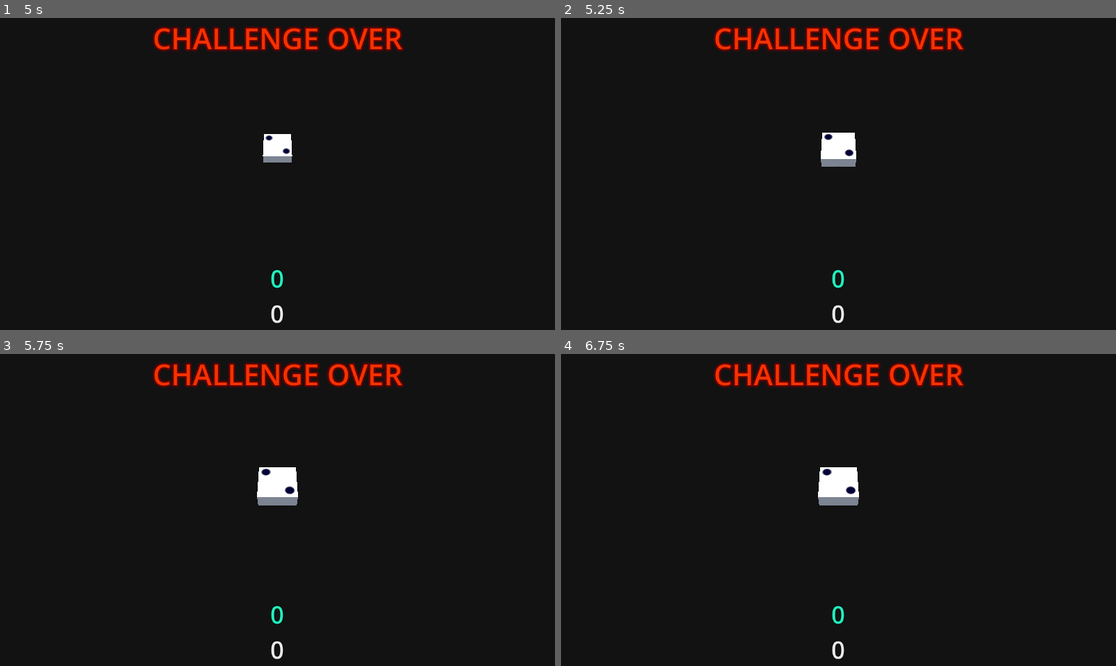
Above: before the commit, frames 1-4 (two rows, left to right).
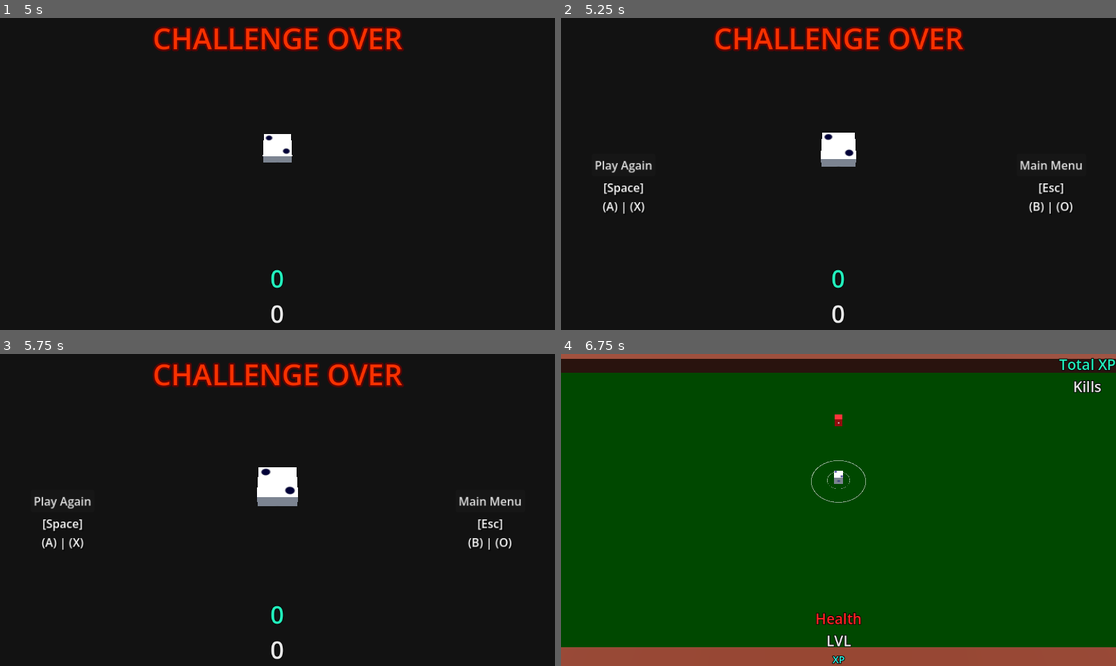
Above: after the commit, the same moments.

Repository: KamPit0605/gdc-project--dice-challenge
Game: Godot game, scene res://Scenes/gameover_scene.tscn
The game is run twice, just before and just after one commit, with the same random seed, the same clock (stepped at 60 frames per second) and the same inputs. This scene is started directly instead of the project's main scene.
Inputs (mouse positions are in pixels of both pictures, inside the frame that each line leads up to):
- Up to frame 1 (5 s): tap Enter (ui_accept) at 0.5, 0.77, 1.25, 1.52, 2, 2.75, 3.02, 3.77, 4.52 s; move the mouse to (399, 158) at 0.52 s; hold D (Move_Right) 0.53-1.28 s; click (399, 158) at 0.6 s; move the mouse to (166, 189) at 1.27 s; hold S (Move_Backward) 1.28-2.03 s; tap Z (Auto_Attack) at 1.35, 3.6 s; move the mouse to (333, 105) at 2.02 s; hold D (Move_Right) 2.03-2.78 s; tap L (Level Up) at 2.1, 4.35 s; move the mouse to (249, 236) at 2.77 s; hold W (Move_Forward) 2.78-3.53 s; click (249, 236) at 2.85 s; move the mouse to (444, 220) at 3.52 s; hold A (Move_Left) from 3.53 s (still down); tap Escape (Decline, bound only after the commit) at 4.15 s; move the mouse to (111, 127) at 4.27 s
- Up to frame 2 (5.25 s): move the mouse to (866, 174) at 5.02 s; release A (Move_Left) at 5.03 s; hold S (Move_Backward) from 5.03 s (still down); click (866, 174) at 5.1 s
- Up to frame 3 (5.75 s): keep holding S (Move_Backward)
- Up to frame 4 (6.75 s): release S (Move_Backward) at 5.75 s; click (1049, 500) at 5.75 s, where only the run after the commit has a clickable "Main Menu"; click (622, 500) at 6.5 s, where only the run after the commit has a clickable "Play Again"

Frame 1 is identical in both runs. In frame 2, 0.8% of the frame differs, in the area x 6-94%, y 45-63%; in frame 3, 0.9%; in frame 4, 96%, in the area x 0-100%, y 0-100%.

Commit message:
2026-4-10 | Results Menu

Diff:
--- a/Scenes/gameover_scene.tscn
+++ b/Scenes/gameover_scene.tscn
@@ -33,7 +33,7 @@
 albedo_color = Color(0.83889705, 0.83889705, 0.838897, 1)
 
 [sub_resource type="BoxShape3D" id="BoxShape3D_tq8oo"]
-size = Vector3(0.25, 0.25, 0.25)
+size = Vector3(0.15, 0.15, 0.15)
 
 [sub_resource type="BoxShape3D" id="BoxShape3D_oqyrl"]
 size = Vector3(200.02, 60, 300.045)
--- a/Scripts/UI/UiResultsScript.gd
+++ b/Scripts/UI/UiResultsScript.gd
@@ -6,12 +6,27 @@
 @onready var XPUI = $XPCoinsKills/TotalXPUI
 @onready var KillsUI = $XPCoinsKills/KillsUI/KillsTextUI
 
+@onready var SelectCooldownTimer = $SelectCooldown
+var SelectCooldown: bool = true
+
+@export var PlayAgainMenu: Control
+@export var MainMenuMenu: Control
+@export var PlayAgainButton: Button
+@export var MainMenuButton: Button
+signal PlayAgainSelect
+signal MainMenuSelect
+var game_scene = preload("res://Scenes/game_scene.tscn")
+#var mainMenu_scene
+
+
 # Called when the node enters the scene tree for the first time.
 func _ready():
 	CPassedUI.visible = false
 	COverUI.visible = false
 	XPUI.visible = false
 	KillsUI.visible = false
+	PlayAgainMenu.visible = false
+	MainMenuMenu.visible = false
 
 
 # Called every frame. 'delta' is the elapsed time since the previous frame.
@@ -20,6 +35,13 @@
 	XPUI.text = str(PlayerXPString)
 	KillsUI.text = str(GlobalPlayerScript.EnemyKills)
 
+	if SelectCooldown == false:
+		if Input.is_action_just_pressed("Confirm") :
+			PlayAgainSelect.emit()
+		if Input.is_action_just_pressed("Decline"):
+			MainMenuSelect.emit()
+		PlayAgainButton.pressed.connect(_playagain)
+		MainMenuButton.pressed.connect(_mainmenu)
 
 func _on_timer_timeout():
 	XPUI.visible = true
@@ -28,3 +50,20 @@
 		CPassedUI.visible = true
 	else:
 		COverUI.visible = true
+
+
+func _on_select_cooldown_timeout():
+	PlayAgainMenu.visible = true
+	MainMenuMenu.visible = true
+	SelectCooldown = false
+
+func _playagain():
+	PlayAgainSelect.emit()
+func _mainmenu():
+	pass
+
+func _on_play_again_select():
+	get_tree().change_scene_to_packed(game_scene)
+
+func _on_main_menu_select():
+	pass # Replace with function body.
--- a/UI/uiResults.tscn
+++ b/UI/uiResults.tscn
@@ -38,7 +38,11 @@
 outline_size = 15
 outline_color = Color(0.34117648, 0.015686275, 0.015686275, 1)
 
-[node name="UIResults" type="Control" unique_id=20405237]
+[sub_resource type="LabelSettings" id="LabelSettings_fsdo4"]
+shadow_size = 3
+shadow_color = Color(0, 0, 0, 0.5568628)
+
+[node name="UIResults" type="Control" unique_id=20405237 node_paths=PackedStringArray("PlayAgainMenu", "MainMenuMenu", "PlayAgainButton", "MainMenuButton")]
 layout_mode = 3
 anchors_preset = 15
 anchor_right = 1.0
@@ -46,6 +50,10 @@
 grow_horizontal = 2
 grow_vertical = 2
 script = ExtResource("1_jjaw5")
+PlayAgainMenu = NodePath("Menu/PlayAgain")
+MainMenuMenu = NodePath("Menu/MainMenu")
+PlayAgainButton = NodePath("Menu/PlayAgain/PlayAgainButton")
+MainMenuButton = NodePath("Menu/MainMenu/MainMenuButton")
 metadata/_edit_lock_ = true
 
 [node name="XPCoinsKills" type="VBoxContainer" parent="." unique_id=689159536]
@@ -138,4 +146,55 @@
 wait_time = 4.0
 autostart = true
 
+[node name="Menu" type="BoxContainer" parent="." unique_id=49435302]
+layout_mode = 1
+anchors_preset = 8
+anchor_left = 0.5
+anchor_top = 0.5
+anchor_right = 0.5
+anchor_bottom = 0.5
+offset_left = -512.0
+offset_top = -20.0
+offset_right = 172.0
+offset_bottom = 20.0
+grow_horizontal = 2
+grow_vertical = 2
+scale = Vector2(1.5, 1.5)
+theme_override_constants/separation = 500
+
+[node name="PlayAgain" type="VBoxContainer" parent="Menu" unique_id=858022740]
+layout_mode = 2
+
+[node name="PlayAgainButton" type="Button" parent="Menu/PlayAgain" unique_id=1357956895]
+layout_mode = 2
+text = "Play Again"
+
+[node name="PlayAgainLabel" type="Label" parent="Menu/PlayAgain" unique_id=1138751806]
+layout_mode = 2
+text = "[Space]
+(A) | (X)"
+label_settings = SubResource("LabelSettings_fsdo4")
+horizontal_alignment = 1
+
+[node name="MainMenu" type="VBoxContainer" parent="Menu" unique_id=1249056666]
+layout_mode = 2
+
+[node name="MainMenuButton" type="Button" parent="Menu/MainMenu" unique_id=484833263]
+layout_mode = 2
+text = "Main Menu"
+
+[node name="Label" type="Label" parent="Menu/MainMenu" unique_id=1098696670]
+layout_mode = 2
+text = "[Esc]
+(B) | (O)"
+label_settings = SubResource("LabelSettings_fsdo4")
+horizontal_alignment = 1
+
+[node name="SelectCooldown" type="Timer" parent="." unique_id=1016607443]
+wait_time = 5.0
+autostart = true
+
+[connection signal="MainMenuSelect" from="." to="." method="_on_main_menu_select"]
+[connection signal="PlayAgainSelect" from="." to="." method="_on_play_again_select"]
 [connection signal="timeout" from="Timer" to="." method="_on_timer_timeout"]
+[connection signal="timeout" from="SelectCooldown" to="." method="_on_select_cooldown_timeout"]
--- a/project.godot
+++ b/project.godot
@@ -39,24 +39,32 @@
 "deadzone": 0.2,
 "events": [Object(InputEventKey,"resource_local_to_scene":false,"resource_name":"","device":-1,"window_id":0,"alt_press …(192 unchanged characters)…
 , Object(InputEventJoypadMotion,"resource_local_to_scene":false,"resource_name":"","device":-1,"axis":1,"axis_value":-1.0,"script":null)
+, Object(InputEventKey,"resource_local_to_scene":false,"resource_name":"","device":-1,"window_id":0,"alt_pressed":false,"shift_pressed":false,"ctrl_pressed":false,"meta_pressed":false,"pressed":false,"keycode":0,"physical_keycode":4194320,"key_label":0,"unicode":0,"location":0,"echo":false,"script":null)
+, Object(InputEventJoypadButton,"resource_local_to_scene":false,"resource_name":"","device":-1,"button_index":11,"pressure":0.0,"pressed":false,"script":null)
 ]
 }
 Move_Backward={
 "deadzone": 0.2,
 "events": [Object(InputEventKey,"resource_local_to_scene":false,"resource_name":"","device":-1,"window_id":0,"alt_press …(192 unchanged characters)…
 , Object(InputEventJoypadMotion,"resource_local_to_scene":false,"resource_name":"","device":-1,"axis":1,"axis_value":1.0,"script":null)
+, Object(InputEventKey,"resource_local_to_scene":false,"resource_name":"","device":-1,"window_id":0,"alt_pressed":false,"shift_pressed":false,"ctrl_pressed":false,"meta_pressed":false,"pressed":false,"keycode":0,"physical_keycode":4194322,"key_label":0,"unicode":0,"location":0,"echo":false,"script":null)
+, Object(InputEventJoypadButton,"resource_local_to_scene":false,"resource_name":"","device":-1,"button_index":12,"pressure":0.0,"pressed":false,"script":null)
 ]
 }
 Move_Left={
 "deadzone": 0.2,
 "events": [Object(InputEventKey,"resource_local_to_scene":false,"resource_name":"","device":-1,"window_id":0,"alt_press …(191 unchanged characters)…
 , Object(InputEventJoypadMotion,"resource_local_to_scene":false,"resource_name":"","device":-1,"axis":0,"axis_value":-1.0,"script":null)
+, Object(InputEventKey,"resource_local_to_scene":false,"resource_name":"","device":-1,"window_id":0,"alt_pressed":false,"shift_pressed":false,"ctrl_pressed":false,"meta_pressed":false,"pressed":false,"keycode":0,"physical_keycode":4194319,"key_label":0,"unicode":0,"location":0,"echo":false,"script":null)
+, Object(InputEventJoypadButton,"resource_local_to_scene":false,"resource_name":"","device":-1,"button_index":13,"pressure":0.0,"pressed":false,"script":null)
 ]
 }
 Move_Right={
 "deadzone": 0.2,
 "events": [Object(InputEventKey,"resource_local_to_scene":false,"resource_name":"","device":-1,"window_id":0,"alt_press …(192 unchanged characters)…
 , Object(InputEventJoypadMotion,"resource_local_to_scene":false,"resource_name":"","device":-1,"axis":0,"axis_value":1.0,"script":null)
+, Object(InputEventKey,"resource_local_to_scene":false,"resource_name":"","device":-1,"window_id":0,"alt_pressed":false,"shift_pressed":false,"ctrl_pressed":false,"meta_pressed":false,"pressed":false,"keycode":0,"physical_keycode":4194321,"key_label":0,"unicode":0,"location":0,"echo":false,"script":null)
+, Object(InputEventJoypadButton,"resource_local_to_scene":false,"resource_name":"","device":-1,"button_index":14,"pressure":0.0,"pressed":false,"script":null)
 ]
 }
 Attack={
@@ -78,6 +86,19 @@
 "events": [Object(InputEventKey,"resource_local_to_scene":false,"resource_name":"","device":-1,"window_id":0,"alt_press …(192 unchanged characters)…
 ]
 }
+Confirm={
+"deadzone": 0.2,
+"events": [Object(InputEventKey,"resource_local_to_scene":false,"resource_name":"","device":-1,"window_id":0,"alt_pressed":false,"shift_pressed":false,"ctrl_pressed":false,"meta_pressed":false,"pressed":false,"keycode":0,"physical_keycode":4194309,"key_label":0,"unicode":0,"location":0,"echo":false,"script":null)
+, Object(InputEventKey,"resource_local_to_scene":false,"resource_name":"","device":-1,"window_id":0,"alt_pressed":false,"shift_pressed":false,"ctrl_pressed":false,"meta_pressed":false,"pressed":false,"keycode":0,"physical_keycode":32,"key_label":0,"unicode":32,"location":0,"echo":false,"script":null)
+, Object(InputEventJoypadButton,"resource_local_to_scene":false,"resource_name":"","device":-1,"button_index":0,"pressure":0.0,"pressed":false,"script":null)
+]
+}
+Decline={
+"deadzone": 0.2,
+"events": [Object(InputEventKey,"resource_local_to_scene":false,"resource_name":"","device":-1,"window_id":0,"alt_pressed":false,"shift_pressed":false,"ctrl_pressed":false,"meta_pressed":false,"pressed":false,"keycode":0,"physical_keycode":4194305,"key_label":0,"unicode":0,"location":0,"echo":false,"script":null)
+, Object(InputEventJoypadButton,"resource_local_to_scene":false,"resource_name":"","device":-1,"button_index":1,"pressure":0.0,"pressed":false,"script":null)
+]
+}
 
 [physics]
 
